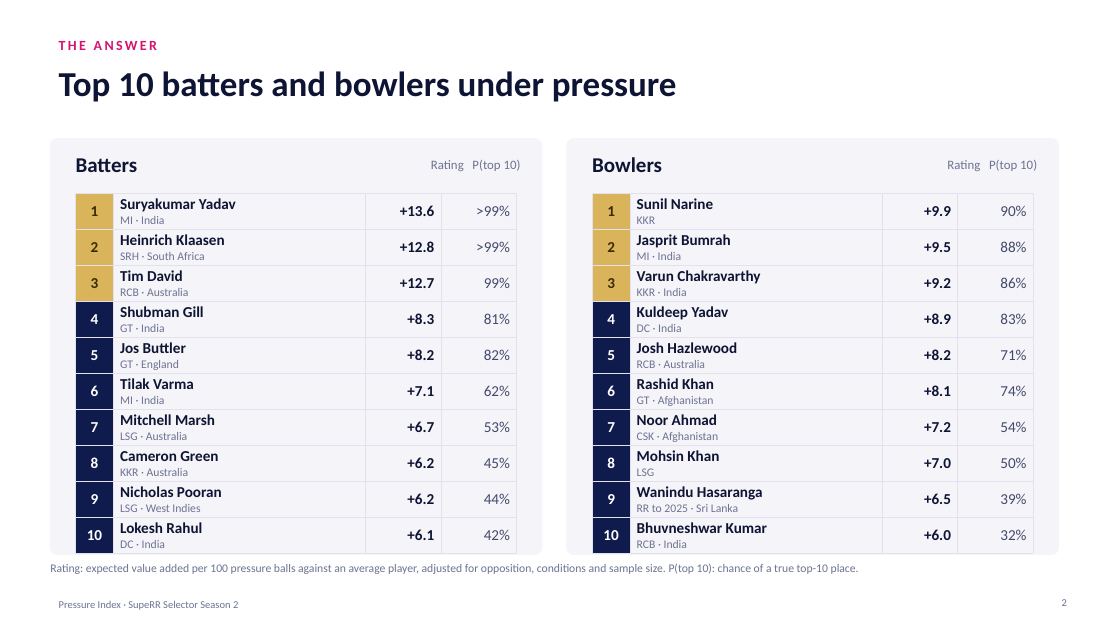
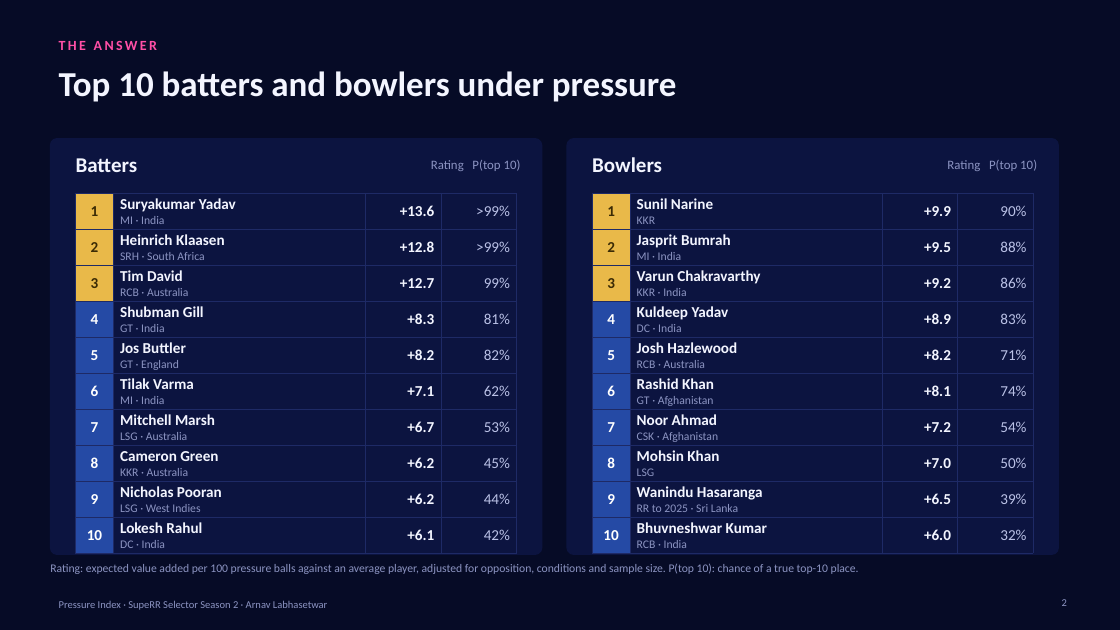
Before and after one commit to ArnavLabh/SupeRR-Selector-Hackathon-Season-2, a slide deck: slide 2 of reports/Pressure_Index_Executive_Deck.pptx. Drawn at 1120x630 pixels with LibreOffice and Linux fonts; fonts in the diff are those of the drawing; background and template pictures are left out. Boxes give left, top, right and bottom in pixels: in the first picture for what was removed or moved away, otherwise in the second. Text is boxed around its words. In the diff, an @@ line names an element or a change of style, - is before the commit and + after.

```diff
--- a/reports/Pressure_Index_Executive_Deck.pptx
+++ b/reports/Pressure_Index_Executive_Deck.pptx
@@ background #FFFFFF to #060B26 @@
@@ text "THE ANSWER" at (x1=59, y1=41, x2=157, y2=50): text colour #D4146F to #FF4FA6 @@
@@ rounded rectangle at (x1=50, y1=139, x2=542, y2=555): fill #F5F4F9 to #0C1440; outline #F5F4F9 1 pt to #0C1440 1 pt @@
@@ rounded rectangle at (x1=567, y1=139, x2=1059, y2=555): fill #F5F4F9 to #0C1440; outline #F5F4F9 1 pt to #0C1440 1 pt @@
@@ text colour #0E1433 to #F3F5FF in 3 elements at (x1=59, y1=71, x2=677, y2=102), (x1=76, y1=158, x2=138, y2=172), (x1=592, y1=157, x2=662, y2=172) @@
@@ table at (x1=76, y1=193, x2=517, y2=552) @@
@@ fill #D9B45B to #E9B949 in 3 cells @@
@@ fill #F5F4F9 to #0C1440 in 30 cells @@
@@ fill #101B4D to #254AA5 in 7 cells @@
@@ text colour #0E1433 to #F3F5FF in "Suryakumar Yadav", "+13.6", "Heinrich Klaasen", "+12.8" and 16 more places @@
@@ text colour #6D7392 to #8C94C2 in "MI · India", "SRH · South Africa", "RCB · Australia", "GT · India" and 6 more places @@
@@ text colour #434A6B to #BAC1E6 in ">99%", ">99%", "99%", "81%" and 6 more places @@
@@ borders changed @@
@@ table at (x1=592, y1=193, x2=1033, y2=552) @@
@@ fill #D9B45B to #E9B949 in 3 cells @@
@@ fill #F5F4F9 to #0C1440 in 30 cells @@
@@ fill #101B4D to #254AA5 in 7 cells @@
@@ text colour #0E1433 to #F3F5FF in "Sunil Narine", "+9.9", "Jasprit Bumrah", "+9.5" and 16 more places @@
@@ text colour #6D7392 to #8C94C2 in "KKR", "MI · India", "KKR · India", "DC · India" and 6 more places @@
@@ text colour #434A6B to #BAC1E6 in "90%", "88%", "86%", "83%" and 6 more places @@
@@ borders changed @@
@@ text colour #6D7392 to #8C94C2 in 4 elements at (x1=431, y1=160, x2=521, y2=171), (x1=947, y1=160, x2=1037, y2=171), (x1=50, y1=564, x2=859, y2=574), (x1=1062, y1=599, x2=1067, y2=606) @@
@@ text at (x1=59, y1=601, x2=327, y2=610): text changed; text colour #6D7392 to #8C94C2 @@
-Pressure Index · SupeRR Selector Season 2
+Pressure Index · SupeRR Selector Season 2 · Arnav Labhasetwar
```
Also in this commit, not shown: 10 other slides changed, 39 other files.
